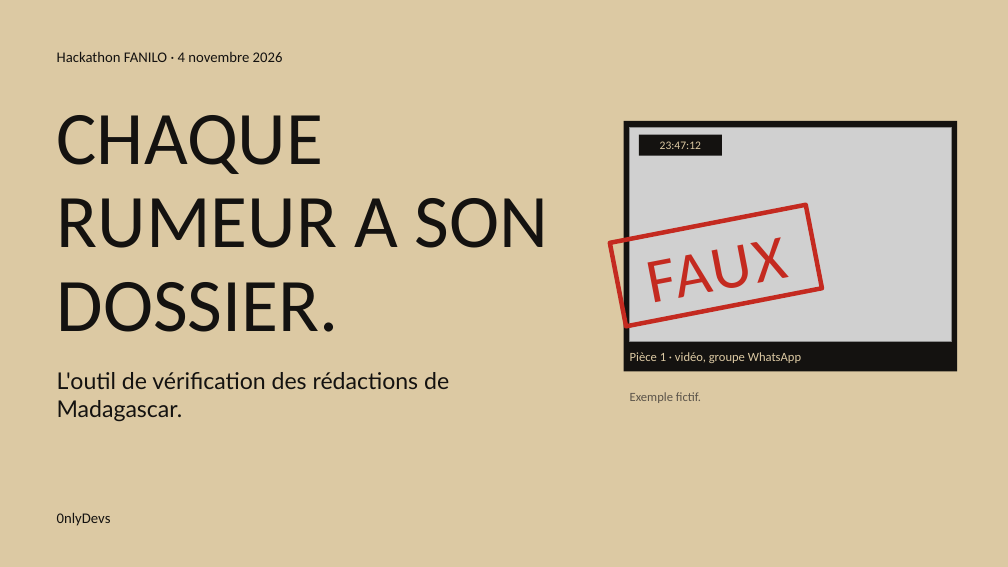
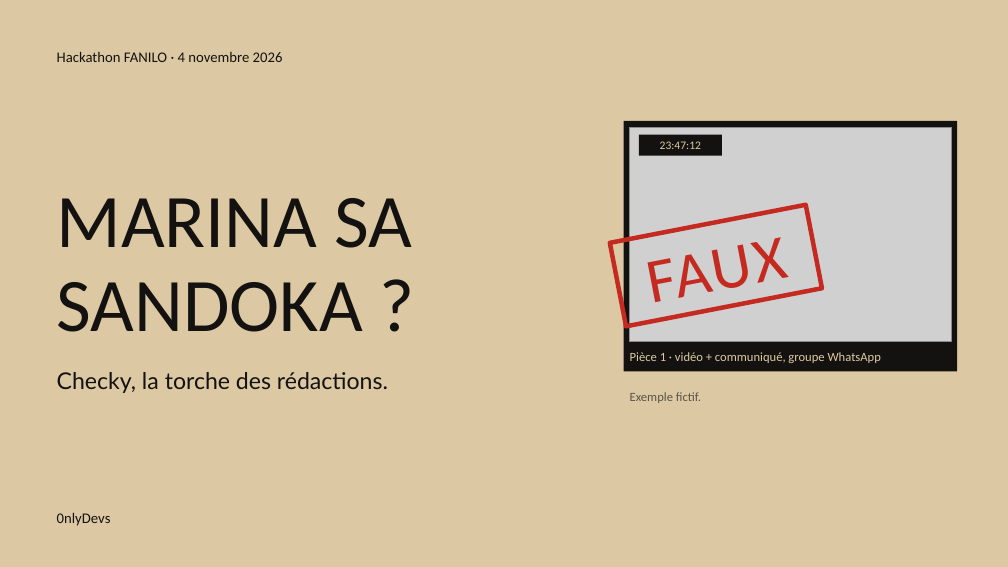
Before and after one commit to 0nlyDevs/checky-platform, a slide deck: slide 1 of docs/pitch/deck/fanilo-pitch.pptx. Drawn at 1008x567 pixels with LibreOffice and Linux fonts; fonts in the diff are those of the drawing; grey boxes stand for pictures. Boxes give left, top, right and bottom in pixels: in the first picture for what was removed or moved away, otherwise in the second. Text is boxed around its words. In the diff, an @@ line names an element or a change of style, - is before the commit and + after.

```diff
--- a/docs/pitch/deck/fanilo-pitch.pptx
+++ b/docs/pitch/deck/fanilo-pitch.pptx
@@ text at [57,198,412,332]: text changed @@
-CHAQUE RUMEUR A SON DOSSIER.
+MARINA SA SANDOKA ?
@@ text at [630,352,881,363]: text changed @@
-Pièce 1 · vidéo, groupe WhatsApp
+Pièce 1 · vidéo + communiqué, groupe WhatsApp
@@ text at [57,372,388,393]: text changed @@
-L'outil de vérification des rédactions de Madagascar.
+Checky, la torche des rédactions.
```
Also in this commit, not shown: 5 other slides changed, 2 slides added, 2 slides removed, 2 other files.
